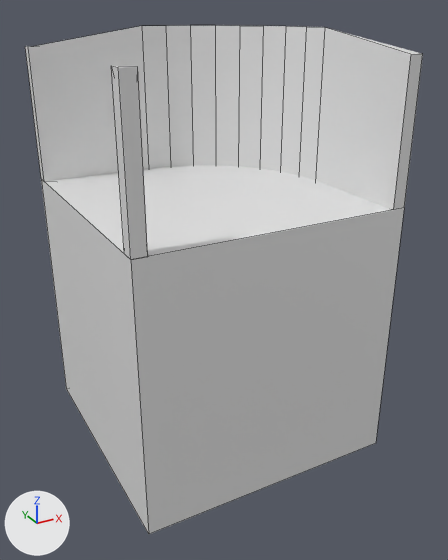
What one commit did to the Blender file Assets/Models/piece_bridgeturn.blend.
Rendered twice from a 50 mm lens placed at (-1.039, -2.009, 1.633), pointed at (0.026, -0.073, 0.665). Every picture has the same lights, and +X, +Y and +Z are marked at lower left. Mesh edges are drawn as thin lines.

Before the edit, the objects in view are built like this:
```python
mat_material = principled_material('Material')
mat_material.base_color = (0.8, 0.8, 0.8)  # white #e7e7e7
mat_material.roughness = 0.4
me_cube = bpy.data.meshes.new('Cube')
me_cube.from_pydata(...)  # 44 vertices, 28 faces; spans x -0.5..0.5, y -0.5..0.5, z 0.0..1.57
me_cube.materials.append(mat_material)  # white #e7e7e7
ob_mesh_bridgeturn = bpy.data.objects.new('mesh_bridgeturn', me_cube)
ob_mesh_bridgeturn.location = (0.0, 0.0, 0.0)
```
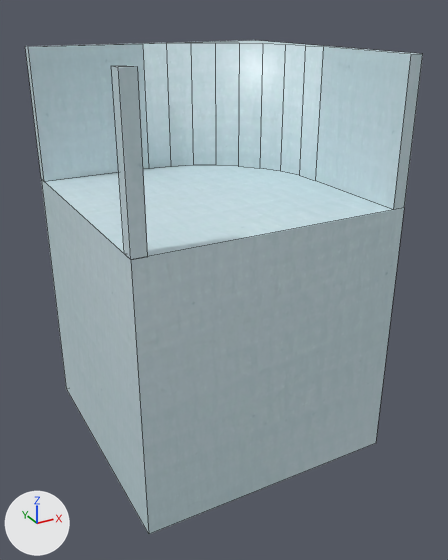
Where the change shows, as pixel boxes [x1, y1, x2, y2] in the pictures (448 x 560 px; the box of a moved part takes in the faces that stretch with it):
'mesh_bridgeturn', surface changed, reshaped: before [25, 25, 423, 534]; after [25, 40, 423, 534]
part 1 of me_cube, moved or reshaped: before [26, 25, 422, 210]; after [26, 40, 419, 210]
part 2 of me_cube, surface changed: [25, 47, 423, 534] in both

Patch to the scene script:
```diff
--- a/Assets/Models/piece_bridgeturn.blend.py
+++ b/Assets/Models/piece_bridgeturn.blend.py
@@ img_tex_bridge_jpg @@
+img_tex_bridge_jpg = load_image('tex_bridge.jpg', '../Textures/tex_bridge.jpg', 1024, 1024, 'sRGB')
@@ mat_material @@
 mat_material = principled_material('Material')
-mat_material.base_color = (0.8, 0.8, 0.8)  # white #e7e7e7
+mat_material.texture = img_tex_bridge_jpg
 mat_material.roughness = 0.4
@@ me_cube @@
 # used by ob_mesh_bridgeturn; location = (0.0, 0.0, 0.0)
-me_cube.from_pydata(...)  # 44 vertices, 28 faces; spans x -0.5..0.5, y -0.5..0.5, z 0.0..1.57
+me_cube.from_pydata(...)  # 44 vertices, 28 faces; spans x -0.5..0.5, y -0.5..0.5, z 0.0..1.5
+# me_cube part 1: all 18 vertices in x -0.05..0.45, y -0.05..0.45, z 0.93..1.57 are scaled about their middle by (1, 1, 0.79)
+# me_cube part 2: texture (UV) coordinates of 28 of 28 faces, centred in x -0.5..0.5, y -0.5..0.5, z 0.0..1.54, changed; they spanned u 0.0..1.0, v 0.0..1.0 and now span u 0.24..0.72, v 0.09..0.81
 me_cube.materials.append(mat_material)
```
